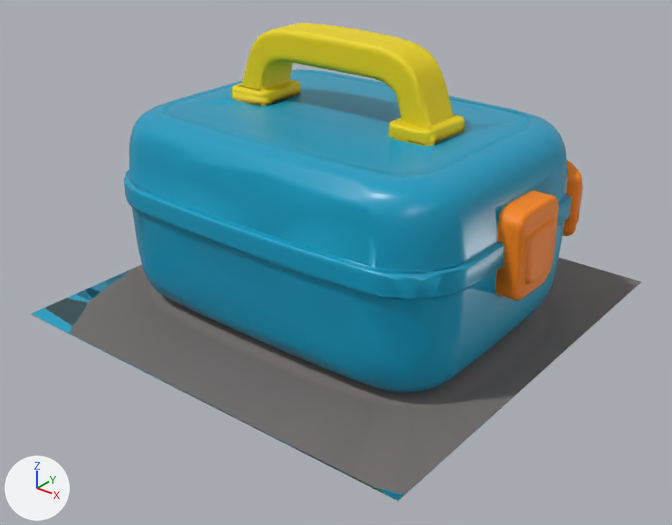
The glTF model assets/exported/lunchbox/lunchbox.glb, before and after one commit.
Camera for both pictures: a 50 mm camera at (1.171, -1.5, 0.707) aimed at (0.035, -0.08, -0.173). Arrows for +X, +Y and +Z are at lower left; the lights stay in place. The picture after the commit comes second. Vertices at exactly the same position are counted once.

Names of what the first picture shows: 'qtmesh_gen3d_1_1788648002651'.
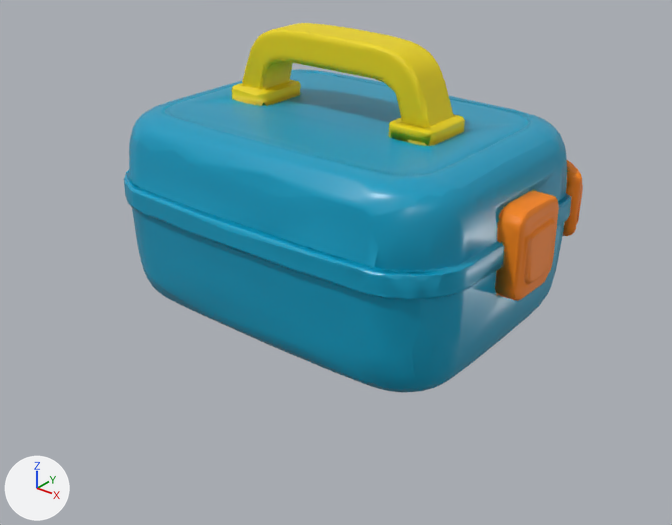
Patch to the scene script:
```diff
--- a/assets/exported/lunchbox/lunchbox.glb.py
+++ b/assets/exported/lunchbox/lunchbox.glb.py
@@ me_mesh_0 @@
 # used by ob_qtmesh_gen3d_1_1788648002651; location = (0.0, 0.0, 0.0)
-me_mesh_0.from_pydata(...)  # 4864 vertices, 9913 faces; spans x -0.502..0.501, y -0.501..0.501, z -0.306..0.307
+me_mesh_0.from_pydata(...)  # 4850 vertices, 9860 faces; spans x -0.478..0.477, y -0.345..0.334, z -0.306..0.307
+# me_mesh_0 part 1
+# 14 vertices are removed from x -0.502..0.501, y -0.501..0.501, z -0.306..-0.303
+# 91 faces are deleted
+# 38 new faces join them
 me_mesh_0.materials.append(mat_qtmesh_gen3d_1_1788648002651_mesh_mat)
```

Where the change shows, as pixel boxes [x1, y1, x2, y2] in the pictures (672 x 525 px):
'qtmesh_gen3d_1_1788648002651', reshaped (25% narrower, 23% shorter)
    before: [31, 23, 641, 501]
    after: [124, 23, 583, 392]
part 1 of me_mesh_0, cut back
    before: [31, 258, 641, 501]
